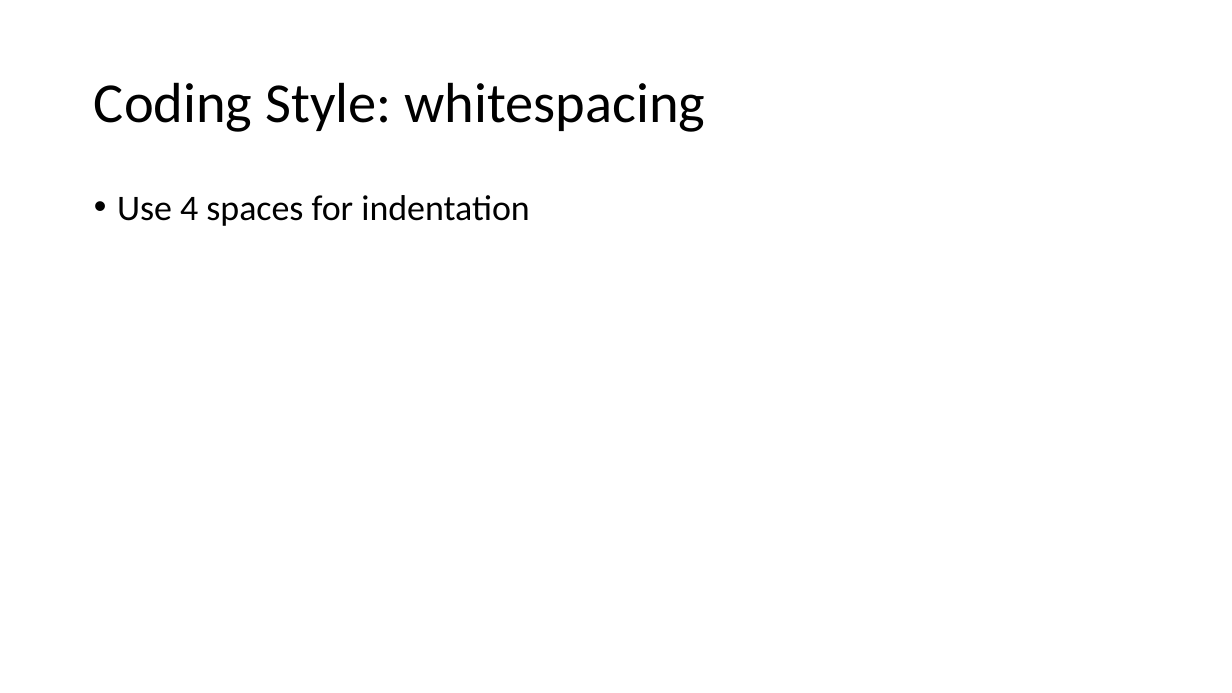
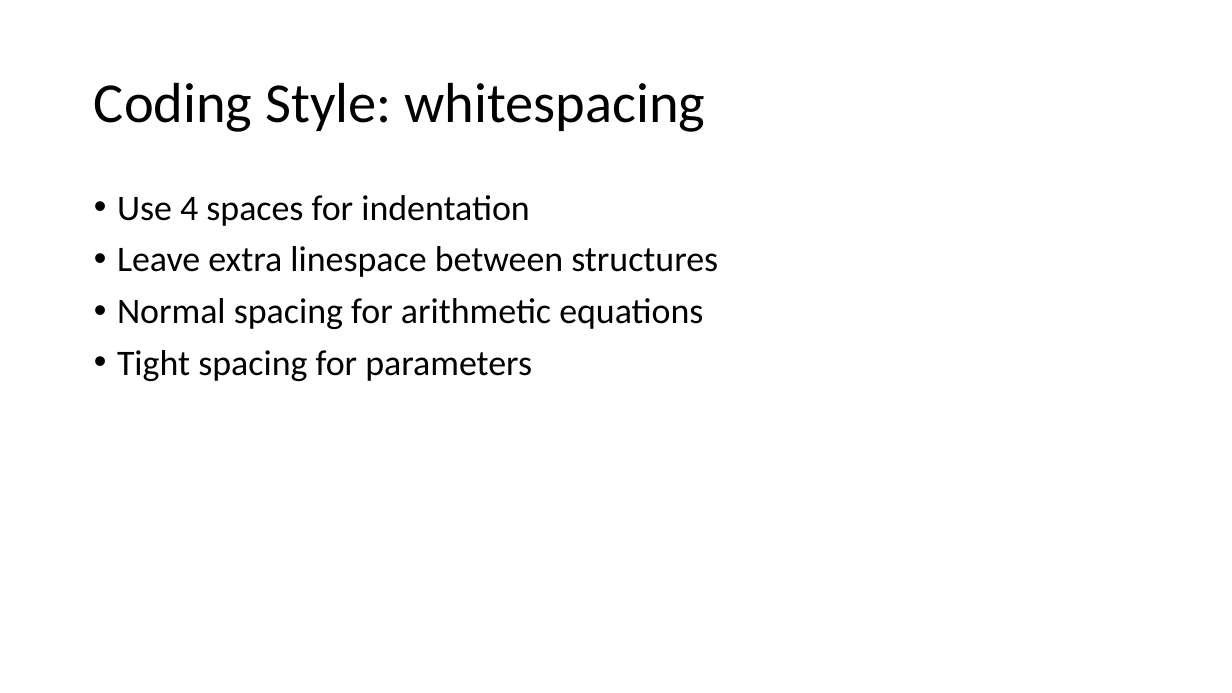
Before and after one commit to senine/workshop, a slide deck: slide 24 of Intro.pptx (slide 13 before the commit). Drawn at 1232x693 pixels with LibreOffice and Linux fonts; fonts in the diff are those of the drawing. Boxes give left, top, right and bottom in pixels: in the first picture for what was removed or moved away, otherwise in the second. Text is boxed around its words. In the diff, an @@ line names an element or a change of style, - is before the commit and + after.

```diff
--- a/Intro.pptx
+++ b/Intro.pptx
@@ text at <box>117,246,718,381</box>: paragraphs added @@
+• Leave extra linespace between structures
+• Normal spacing for arithmetic equations
+• Tight spacing for parameters
```
Also in this commit, not shown: 5 other slides changed, 14 slides added, 6 other files.
